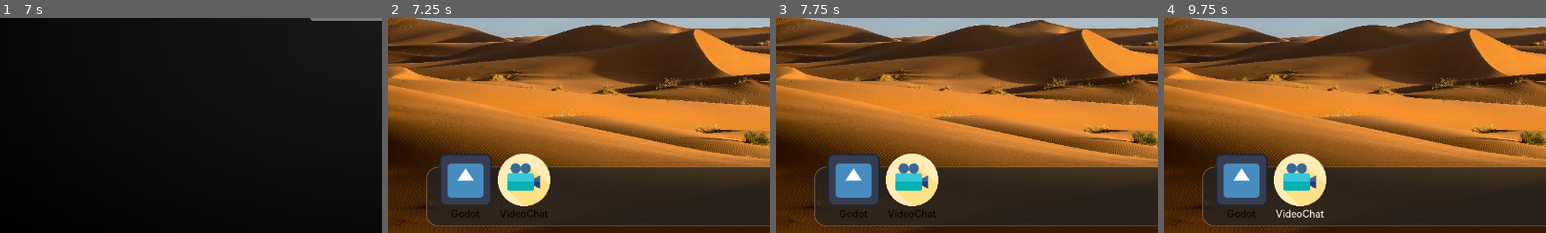
Above: before the commit, frames 1-4 (left to right).
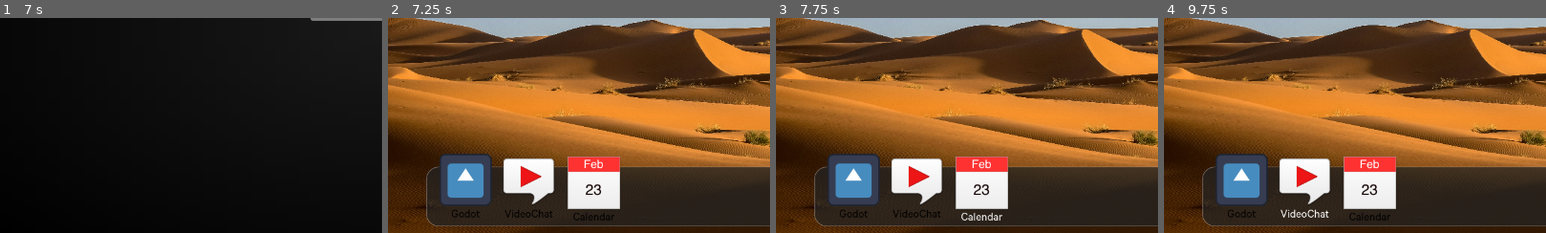
Above: after the commit, the same moments.

Repository: ee0pdt/gwj-78-erase
Game: Godot game, scene res://scene_manager/scene_manager.tscn
The game is run twice, just before and just after one commit, with the same random seed, the same clock (stepped at 60 frames per second) and the same inputs. The engine's default icon, where the game draws it, is replaced by a stand-in: a white triangle on a blue panel in a dark square.
Inputs (mouse positions are % of the whole screen's width and height, from its top left):
- Up to frame 1 (7 s): tap Enter at 0.5, 2, 5.75 s; move the mouse to (72, 45) at 0.52 s; click (72, 45) at 0.67 s; tap Space at 1.25, 3.5 s; drag from (30, 55) to (45, 70) at 1.27 s; move the mouse to (60, 28) at 2.02 s; click (60, 28) at 2.17 s; drag from (45, 70) to (20, 35) at 2.77 s; move the mouse to (80, 65) at 3.52 s; click (80, 65) at 3.67 s; drag from (20, 35) to (35, 25) at 4.27 s; move the mouse to (55, 50) at 5.02 s; click (55, 50) at 5.17 s; drag from (35, 25) to (30, 55) at 5.77 s; move the mouse to (72, 45) at 6.52 s; click (72, 45) at 6.67 s
- Up to frame 2 (7.25 s): no input
- Up to frame 3 (7.75 s): click (27, 90) at 7.25 s, where only the run after the commit has a clickable "Calendar"
- Up to frame 4 (9.75 s): click (90, 87) at 8 s; click "Godot" at 8.75 s; click "VideoChat" at 9.5 s
The pictures show only the part of the screen within x 0-50%, y 50-100%; the shares and areas given below are measured in that part.

Frame 1 is identical in both runs. In frame 2, 6.5% of the frame differs, in the area x 28-61%, y 63-95%; in frame 3, 6.6%; in frame 4, 6.7%.

Commit message:
Added more apps

Diff:
--- a/level/os3.tscn
+++ b/level/os3.tscn
@@ -13,8 +13,9 @@
 [ext_resource type="Texture2D" uid="uid://ck2q4xcqiksr4" path="res://assets/images/TrashEmpty@1x.png" id="6_vf410"]
 [ext_resource type="PackedScene" uid="uid://wyj22wjeccw6" path="res://empty_trash_dialog/empty_trash_dialog.tscn" id="7_t67gl"]
 [ext_resource type="Script" uid="uid://30qghlfcc1sv" path="res://fsm/state_machine.gd" id="8_ab8w2"]
+[ext_resource type="Texture2D" uid="uid://c58brcl3a231t" path="res://assets/images/VideoChat@1x.png" id="8_vf410"]
 [ext_resource type="Script" uid="uid://0mcjqa8ciue7" path="res://level/states/asleep.gd" id="9_6jmfi"]
-[ext_resource type="Texture2D" uid="uid://cjast7ach5qcn" path="res://assets/images/video-camera-technology.svg" id="9_ab8w2"]
+[ext_resource type="Texture2D" uid="uid://dg27qhwr7ut3r" path="res://assets/images/Calendar@1x.png" id="9_n4dsa"]
 [ext_resource type="PackedScene" uid="uid://dthypb60ncs4k" path="res://file_system_items/downgrader/downgrader.tscn" id="12_6jmfi"]
 [ext_resource type="Texture2D" uid="uid://bpa87pe2vyeov" path="res://assets/images/Downgrader@1x.png" id="13_vf410"]
 [ext_resource type="PackedScene" uid="uid://byxkbllcqjjr3" path="res://file_system_items/folder/folder.tscn" id="14_07nky"]
@@ -131,13 +132,23 @@
 
 [node name="VideoChat" parent="Desktop" instance=ExtResource("5_iqeg5")]
 layout_mode = 0
-offset_left = 169.0
+offset_left = 177.0
 offset_top = 583.0
-offset_right = 289.0
+offset_right = 297.0
 offset_bottom = 703.0
 text = "VideoChat"
-icon = ExtResource("9_ab8w2")
+icon = ExtResource("8_vf410")
 file_size = 1.2
+
+[node name="Calendar" parent="Desktop" instance=ExtResource("5_iqeg5")]
+layout_mode = 0
+offset_left = 286.0
+offset_top = 588.0
+offset_right = 406.0
+offset_bottom = 708.0
+text = "Calendar"
+icon = ExtResource("9_n4dsa")
+file_size = 0.2
 
 [node name="MenuBar" parent="Desktop" instance=ExtResource("6_aen5n")]
 unique_name_in_owner = true
Binary file added: assets/images/Calendar@1x.png
Not shown, added: assets/images/Calendar@1x.png.import
Binary file added: assets/images/VideoChat@1x.png
Not shown, added: assets/images/VideoChat@1x.png.import
Not shown: 1 places in level/os3.tscn that only renumber resources
